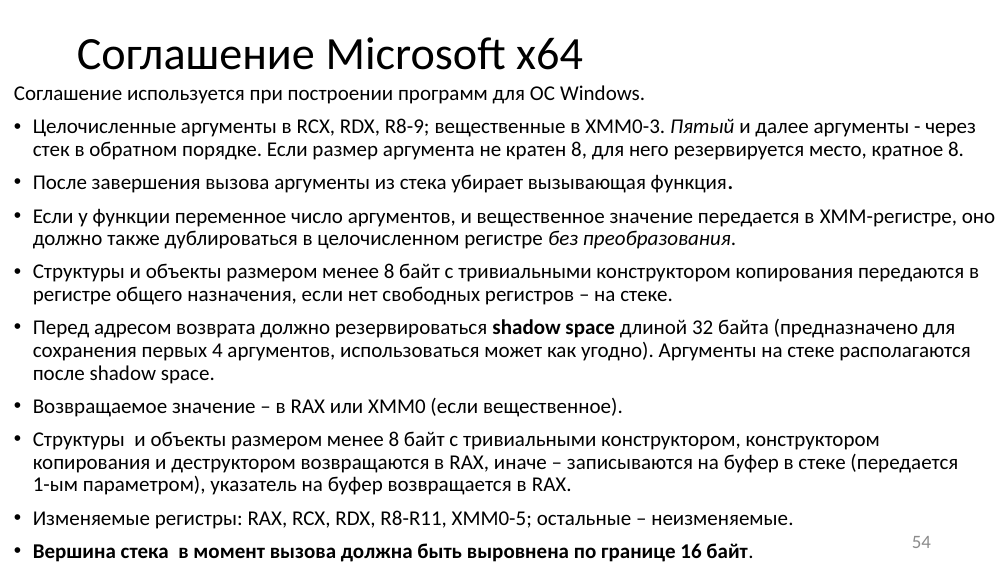
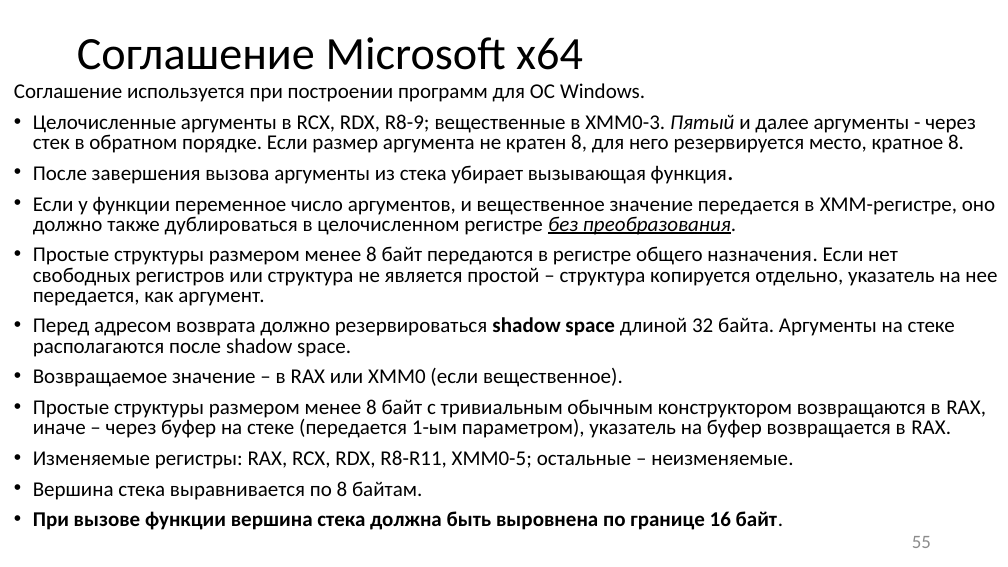
Before and after one commit to itsecd/low-level-programming, a slide deck: slide 55 of Lectures/3.Calling_conventions/Lecture3.pptx (slide 54 before the commit). Drawn at 1008x567 pixels with LibreOffice and Linux fonts; fonts in the diff are those of the drawing. Boxes give left, top, right and bottom in pixels: in the first picture for what was removed or moved away, otherwise in the second. Text is boxed around its words. In the diff, an @@ line names an element or a change of style, - is before the commit and + after.

```diff
--- a/Lectures/3.Calling_conventions/Lecture3.pptx
+++ b/Lectures/3.Calling_conventions/Lecture3.pptx
@@ text at bbox=[14, 83, 995, 469]: underline on in "без преобразования."; line spacing 0.9 to 0.8 @@
@@ text at bbox=[33, 246, 997, 357]: text changed @@
-• Структуры и объекты размером менее 8 байт с тривиальными конструктором копирования передаются в регистре общего назначения, если нет свободных регистров – на стеке.
-• Перед адресом возврата должно резервироваться shadow space длиной 32 байта (предназначено для сохранения первых 4 аргументов, использоваться может как угодно). Аргументы на стеке располагаются после shadow space.
+• Простые структуры размером менее 8 байт передаются в регистре общего назначения. Если нет свободных регистров или структура не является простой – структура копируется отдельно, указатель на нее передается, как аргумент.
+• Перед адресом возврата должно резервироваться shadow space длиной 32 байта. Аргументы на стеке располагаются после shadow space.
@@ text at bbox=[33, 399, 986, 438]: text changed @@
-• Структуры и объекты размером менее 8 байт с тривиальными конструктором, конструктором копирования и деструктором возвращаются в RAX, иначе – записываются на буфер в стеке (передается
-  1-ым параметром), указатель на буфер возвращается в RAX.
+• Простые структуры размером менее 8 байт с тривиальным обычным конструктором возвращаются в RAX, иначе – через буфер на стеке (передается 1-ым параметром), указатель на буфер возвращается в RAX.
@@ text at bbox=[33, 481, 783, 530]: text changed @@
-• Вершина стека в момент вызова должна быть выровнена по границе 16 байт.
+• Вершина стека выравнивается по 8 байтам.
+• При вызове функции вершина стека должна быть выровнена по границе 16 байт.
@@ page number at bbox=[912, 536, 931, 548]: text changed @@
-54
+55
```
Also in this commit, not shown: 17 other slides changed, 1 slide added, 9 other files.
